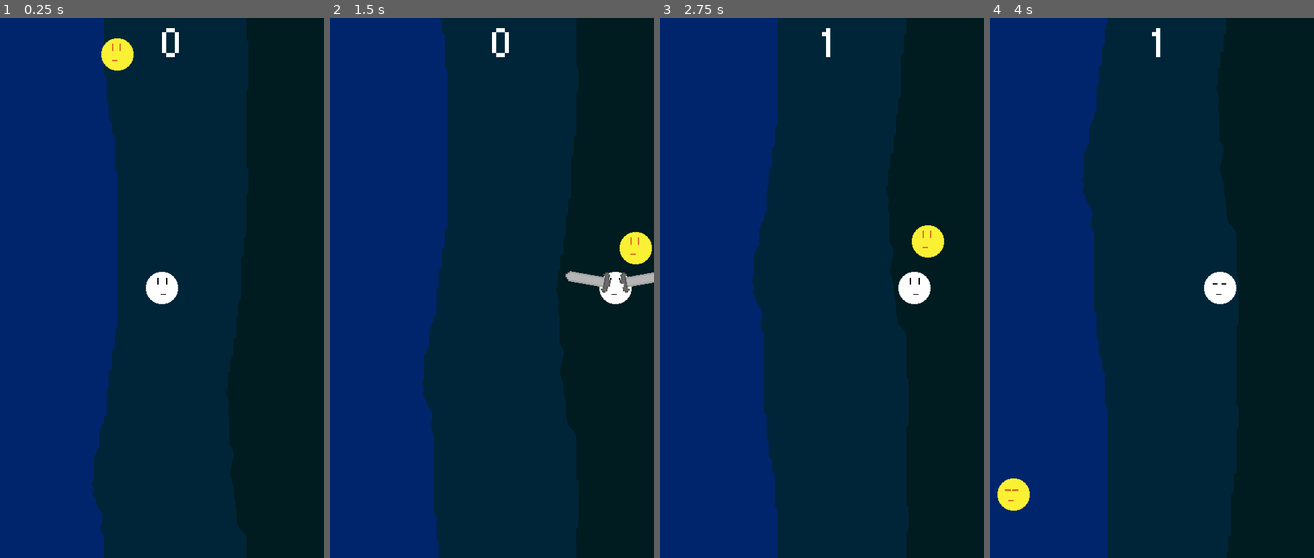
Above: before the commit, frames 1-4 (left to right).
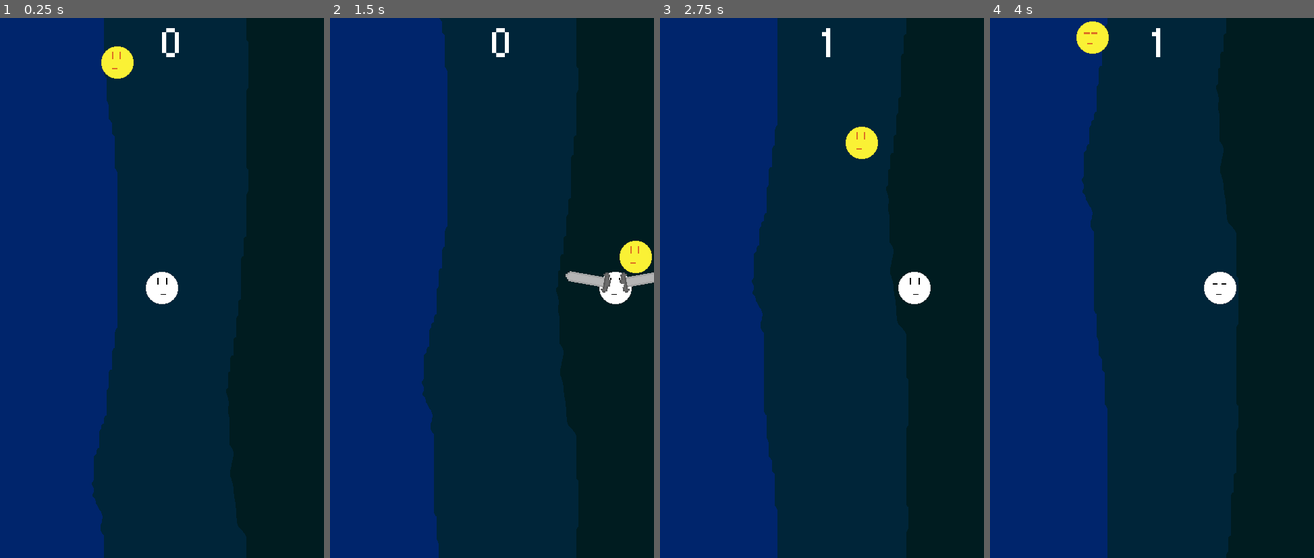
Above: after the commit, the same moments.

Repository: KaufmanDeveloper/gravity-flyer
Game: Godot game, scene res://maps/Test.tscn
Two runs of this game, one before a commit and one after it. Both use one fixed random seed, a clock stepped at 60 frames per second and the inputs below.
Inputs:
- Up to frame 1 (0.25 s): no input
- Up to frame 2 (1.5 s): hold Right (ui_right) 0.53-1.28 s; tap X (swipe) at 0.6, 1.35 s; hold Left (ui_left) from 1.28 s (still down)
- Up to frame 3 (2.75 s): release Left (ui_left) at 2.03 s; hold Right (ui_right) from 2.03 s (still down); tap X (swipe) at 2.1 s
- Up to frame 4 (4 s): tap X (swipe) at 2.85, 3.6 s; release Right (ui_right) at 3.53 s; hold Left (ui_left) from 3.53 s (still down)

The runs differ from the first frame. In frame 1, 0.4% of the frame differs, in the area x 31-42%, y 3-12%; in frame 2, 0.4%; in frame 3, 1.0%, in the area x 57-88%, y 20-45%; in frame 4, 1.0%.

Commit message:
fix: Use non tiled collisions to prevent friction issues

Diff:
--- a/Gravity Flyer/maps/Test.tscn
+++ b/Gravity Flyer/maps/Test.tscn
@@ -55,8 +55,9 @@
 position = Vector2( 240, 400 )
 _sections_unfolded = [ "Transform", "Z Index" ]
 
-[node name="TileMap" type="TileMap" parent="." index="2"]
+[node name="TileMapWidth" type="TileMap" parent="." index="2"]
 
+scale = Vector2( 10, 1 )
 mode = 0
 tile_set = ExtResource( 5 )
 cell_size = Vector2( 48, 48 )
@@ -73,14 +74,65 @@
 collision_mask = 1
 occluder_light_mask = 1
 format = 1
-tile_data = PoolIntArray( -65537, 0, 0, -131072, 0, 0, -131071, 0, 0, -131070, 0, 0, -131069, 0, 0, -131068, 0, 0, -131067, 0, 0, -131066, 0, 0, -131065, 0, 0, -131064, 0, 0, -131063, 0, 0, -131062, 0, 0, -1, 0, 0, -65526, 0, 0, 65535, 0, 0, 10, 0, 0, 131071, 0, 0, 65546, 0, 0, 196607, 0, 0, 131082, 0, 0, 262143, 0, 0, 196618, 0, 0, 327679, 0, 0, 262154, 0, 0, 393215, 0, 0, 327690, 0, 0, 458751, 0, 0, 393226, 0, 0, 524287, 0, 0, 458762, 0, 0, 589823, 0, 0, 524298, 0, 0, 655359, 0, 0, 589834, 0, 0, 720895, 0, 0, 655370, 0, 0, 786431, 0, 0, 720906, 0, 0, 851967, 0, 0, 786442, 0, 0, 917503, 0, 0, 851978, 0, 0, 983039, 0, 0, 917514, 0, 0, 1048575, 0, 0, 983050, 0, 0, 1114111, 0, 0, 1048586, 0, 0, 1179647, 0, 0, 1114112, 0, 0, 1114113, 0, 0, 1114114, 0, 0, 1114115, 0, 0, 1114116, 0, 0, 1114117, 0, 0, 1114118, 0, 0, 1114119, 0, 0, 1114120, 0, 0, 1114121, 0, 0, 1114122, 0, 0 )
+tile_data = PoolIntArray( -65536, 0, 0 )
+_sections_unfolded = [ "Transform" ]
 __meta__ = {
 "_edit_lock_": true
 }
 
-[node name="Spawner" parent="." index="3" instance=ExtResource( 6 )]
+[node name="TileMapBottom" type="TileMap" parent="." index="3"]
 
-[node name="ScoreLabel" type="Label" parent="." index="4"]
+position = Vector2( 0, -15.5 )
+scale = Vector2( 10, 1 )
+mode = 0
+tile_set = ExtResource( 5 )
+cell_size = Vector2( 48, 48 )
+cell_quadrant_size = 16
+cell_custom_transform = Transform2D( 1, 0, 0, 1, 0, 0 )
+cell_half_offset = 2
+cell_tile_origin = 0
+cell_y_sort = false
+cell_clip_uv = false
+collision_use_kinematic = false
+collision_friction = 1.0
+collision_bounce = 0.0
+collision_layer = 1
+collision_mask = 1
+occluder_light_mask = 1
+format = 1
+tile_data = PoolIntArray( -65536, 0, 0, 1114112, 0, 0 )
+__meta__ = {
+"_edit_lock_": true
+}
+
+[node name="TileMapHeight" type="TileMap" parent="." index="4"]
+
+scale = Vector2( 1, 17 )
+mode = 0
+tile_set = ExtResource( 5 )
+cell_size = Vector2( 48, 48 )
+cell_quadrant_size = 16
+cell_custom_transform = Transform2D( 1, 0, 0, 1, 0, 0 )
+cell_half_offset = 2
+cell_tile_origin = 0
+cell_y_sort = false
+cell_clip_uv = false
+collision_use_kinematic = false
+collision_friction = 1.0
+collision_bounce = 0.0
+collision_layer = 1
+collision_mask = 1
+occluder_light_mask = 1
+format = 1
+tile_data = PoolIntArray( 65535, 0, 0, 10, 0, 0, 1114112, 0, 0 )
+_sections_unfolded = [ "Transform" ]
+__meta__ = {
+"_edit_lock_": true
+}
+
+[node name="Spawner" parent="." index="5" instance=ExtResource( 6 )]
+
+[node name="ScoreLabel" type="Label" parent="." index="6"]
 
 anchor_left = 0.0
 anchor_top = 0.0
